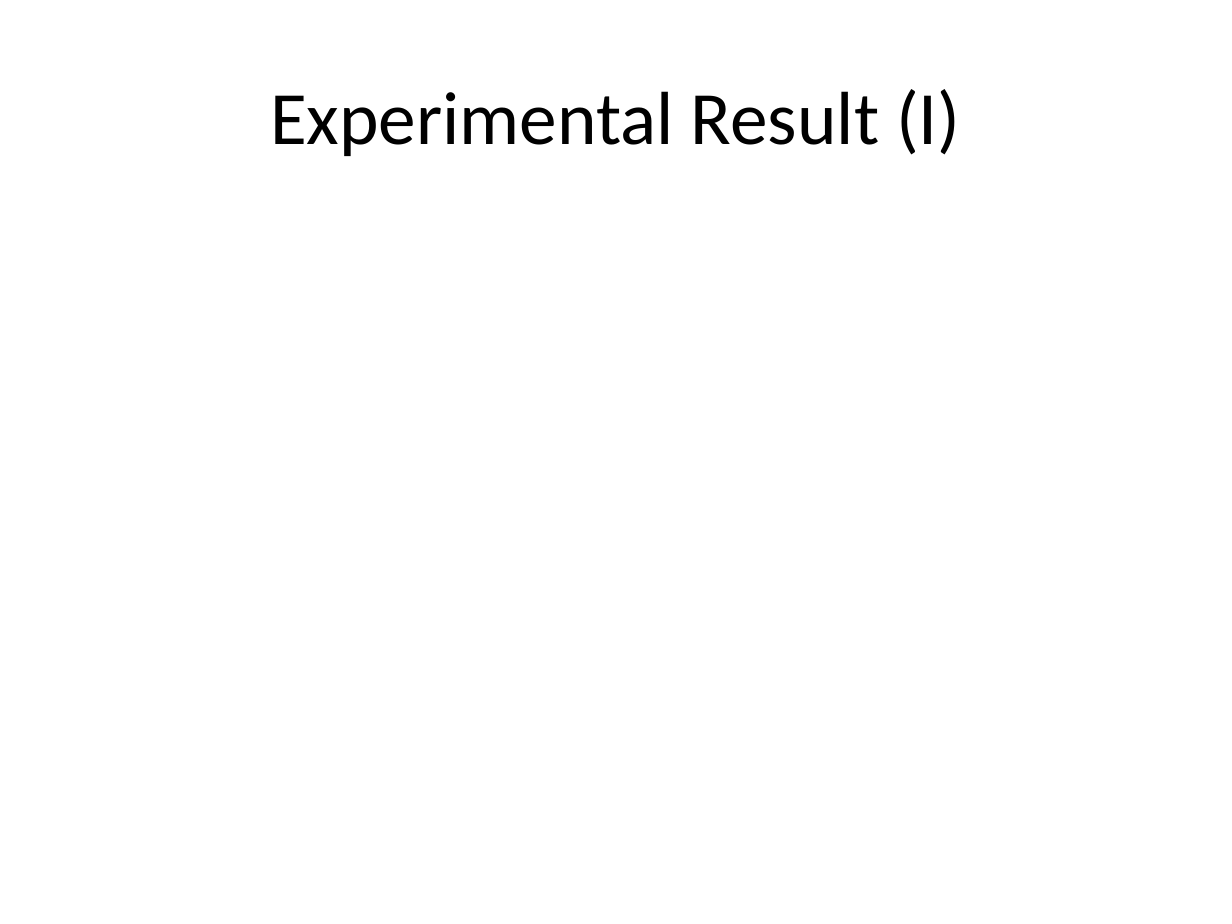
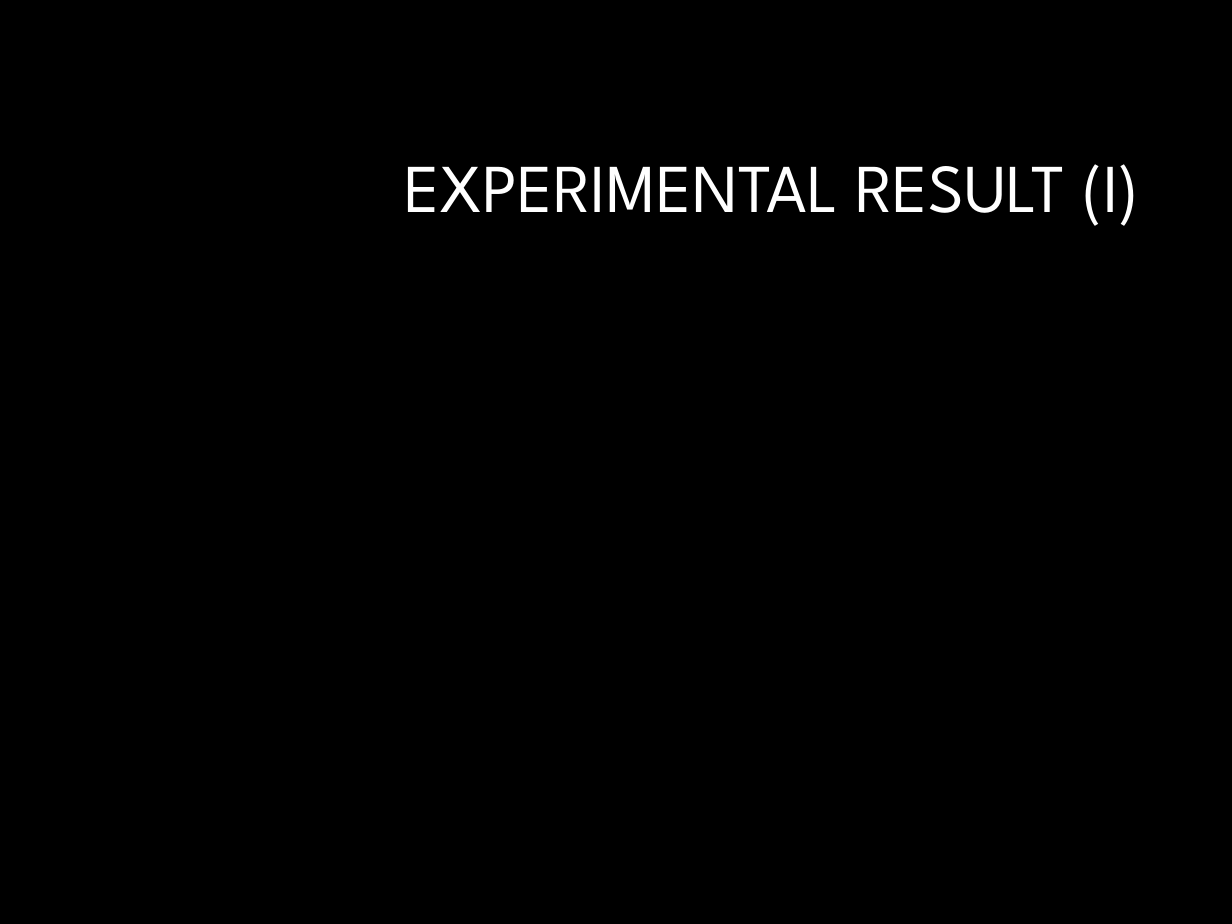
Before and after one commit to luk036/ellipsoid-method, a slide deck: slide 54 of temp4.pptx. Drawn at 1232x924 pixels with LibreOffice and Linux fonts; fonts in the diff are those of the drawing; background and template pictures are left out. Boxes give left, top, right and bottom in pixels: in the first picture for what was removed or moved away, otherwise in the second. Text is boxed around its words. In the diff, an @@ line names an element or a change of style, - is before the commit and + after.

```diff
--- a/temp4.pptx
+++ b/temp4.pptx
@@ background #FFFFFF to #000000 @@
@@ title at (x1=405, y1=164, x2=1140, y2=226): text changed; size 44 to 40 pt; font Calibri to League Spartan; text colour #000000 to #FFFFFF @@
-Experimental Result (I)
+EXPERIMENTAL RESULT (I)
```
Also in this commit, not shown: 62 other slides changed, 2 other files.
